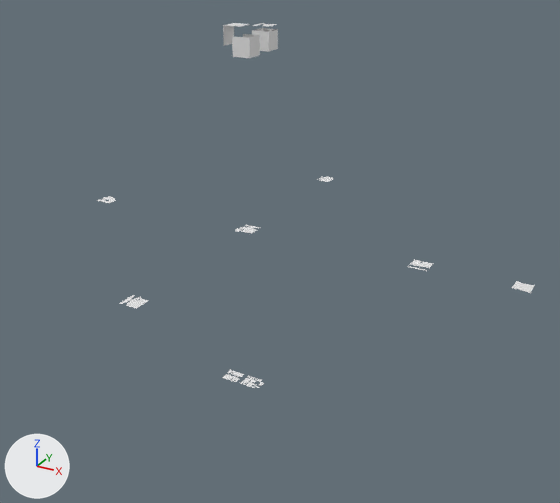
What one commit did to the Blender file Notes/Programing/Blender/0.Blender Models I made/add_delete_mesh.blend.
Both versions are drawn from a camera (50 mm lens) standing at (41.7, -68.6, 32.4) and looking at (2.9, 2.1, -2.9). Lighting does not change. The marker at lower left points along +X, +Y and +Z. The first picture is the older version.

The older version as bpy lines, for what is in view:
```python
me_cube_005 = bpy.data.meshes.new('Cube.005')
me_cube_005.from_pydata(...)  # 14 vertices, 6 faces; spans x -2.0..1.03, y -1.0..1.03, z -1.0..2.0
me_plane_007 = bpy.data.meshes.new('Plane.007')
me_plane_007.from_pydata(...)  # 74 vertices, 63 faces; spans x -1.23..1.0, y -1.2..1.0, z 0.0
ob_cube_001 = bpy.data.objects.new('Cube.001', me_cube_005)
ob_cube_001.location = (0.1, 0.0, 19.9)
ob_plane_007 = bpy.data.objects.new('Plane.007', me_plane_007)
ob_plane_007.location = (0.0, 0.0, 0.0)
```
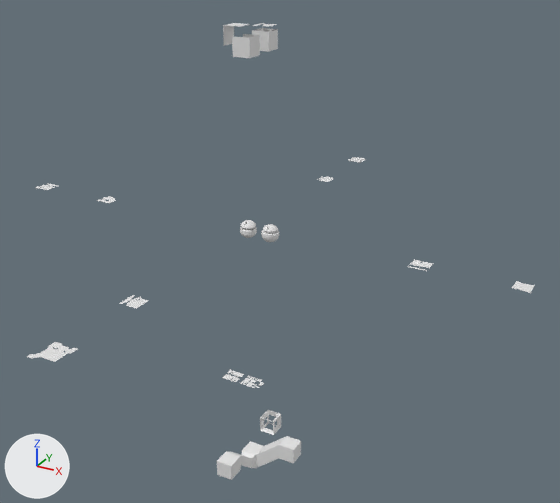
Boxes (x1, y1, x2, y2) around the edits, measured in the pictures (560 x 503 px):
'Cube.002', added: after (217, 410, 301, 480)
'Sphere', added: after (240, 220, 279, 242)
'Plane.009', added: after (27, 342, 77, 362)
'Plane.007', moved: before (235, 225, 260, 234); after (36, 183, 58, 190)
'Plane.008', added: after (348, 157, 366, 163)

The change in detail:
Mesh me_sphere is new.
It has 1104 vertices, 1168 faces and spans x -1.6..3.08, y -1.0..1.0, z -1.0..1.0.
Mesh me_cube is new.
It has 88 vertices, 94 faces and spans x -1.0..6.05, y -6.62..5.52, z -1.0..3.41.
Mesh me_plane_009 is new.
It has 111 vertices, 90 faces and spans x -1.53..1.25, y -1.69..1.21, z 0.0.
Mesh me_plane_008 is new.
It has 283 vertices, 280 faces and spans x -1.0..1.0, y -1.0..1.0, z -0.08..0.14.
Object 'Plane.007' (ob_plane_007) moves from (0.0, 0.0, 0.0) to (-30.0, 0.0, 0.0).
Object 'Sphere' (ob_sphere) is new; it shows me_sphere.
Its location is (0.7, 0.1, 0.0).
Object 'Cube.002' (ob_cube_002) is new; it shows me_cube.
Its location is (0.7, -0.9, -30.0).
Object 'Plane.009' (ob_plane_009) is new; it shows me_plane_009.
Its location is (0.0, -30.0, 0.0).
Object 'Plane.008' (ob_plane_008) is new; it shows me_plane_008.
Its location is (0.0, 30.0, 0.0).
